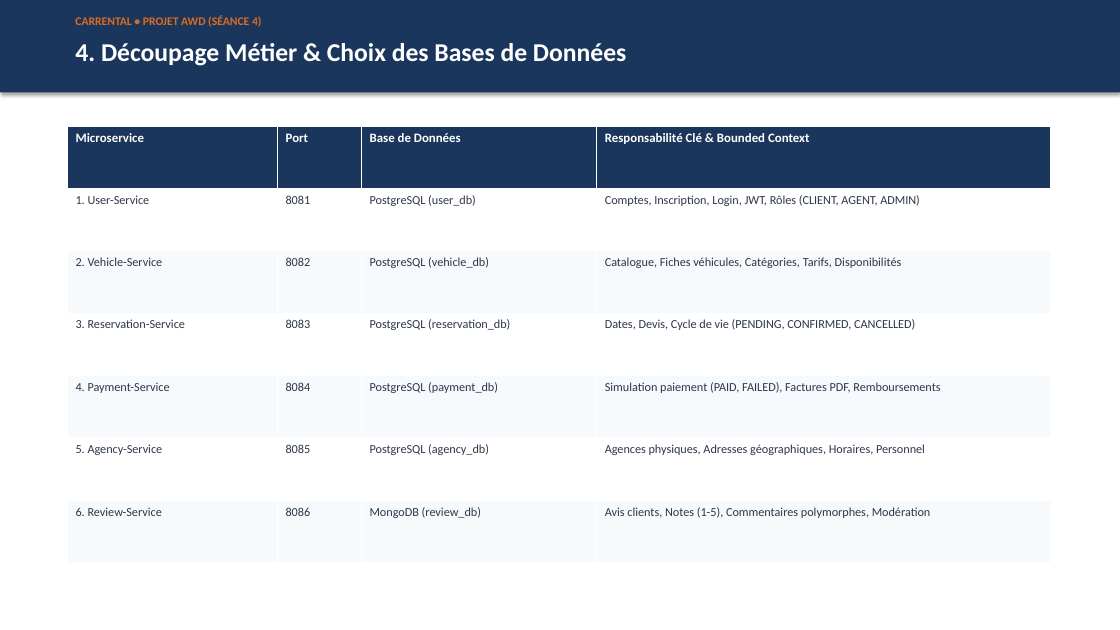
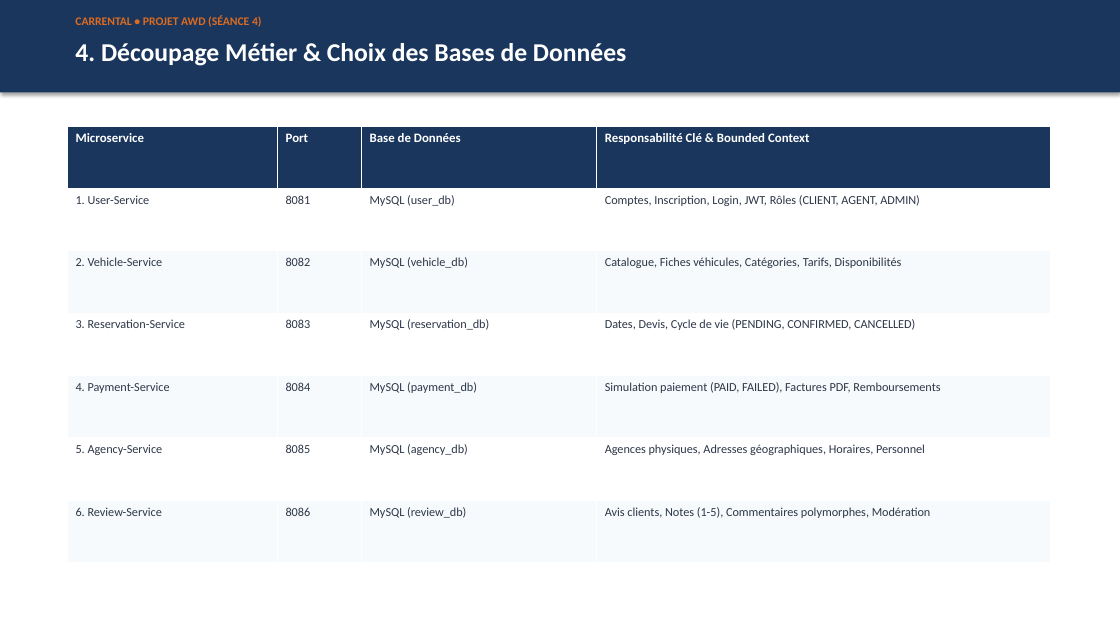
Before and after one commit to rayansayari/awd, a slide deck: slide 5 of Documentation/Presentation/Presentation_Seance4_CarRental.pptx. Drawn at 1120x630 pixels with LibreOffice and Linux fonts; fonts in the diff are those of the drawing. Boxes give left, top, right and bottom in pixels: in the first picture for what was removed or moved away, otherwise in the second. Text is boxed around its words. In the diff, an @@ line names an element or a change of style, - is before the commit and + after.

Commit message:
feat(database): migrate 100% of microservices (including Review-Service) from PostgreSQL/MongoDB to MySQL 8.0

```diff
--- a/Documentation/Presentation/Presentation_Seance4_CarRental.pptx
+++ b/Documentation/Presentation/Presentation_Seance4_CarRental.pptx
@@ table at [67, 126, 1050, 563] @@
-row 2, column 3: PostgreSQL (user_db)
+row 2, column 3: MySQL (user_db)
-row 3, column 3: PostgreSQL (vehicle_db)
+row 3, column 3: MySQL (vehicle_db)
-row 4, column 3: PostgreSQL (reservation_db)
+row 4, column 3: MySQL (reservation_db)
-row 5, column 3: PostgreSQL (payment_db)
+row 5, column 3: MySQL (payment_db)
-row 6, column 3: PostgreSQL (agency_db)
+row 6, column 3: MySQL (agency_db)
-row 7, column 3: MongoDB (review_db)
+row 7, column 3: MySQL (review_db)
```
Also in this commit, not shown: 7 other slides changed, 34 other files.
